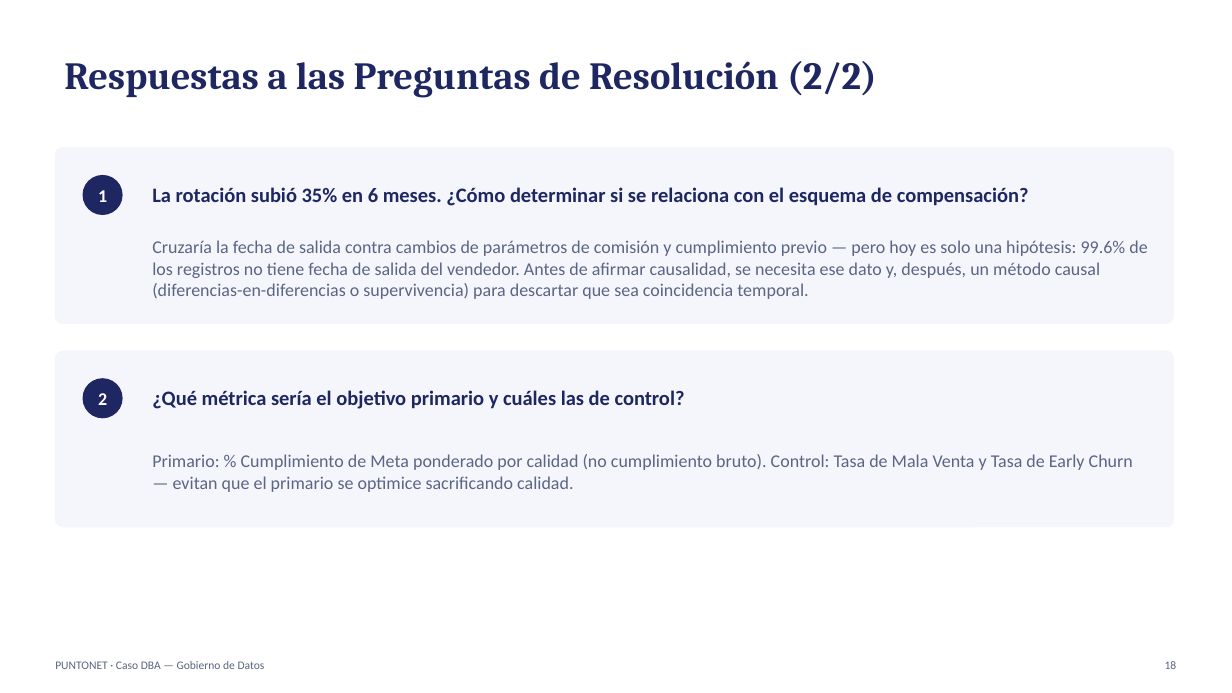
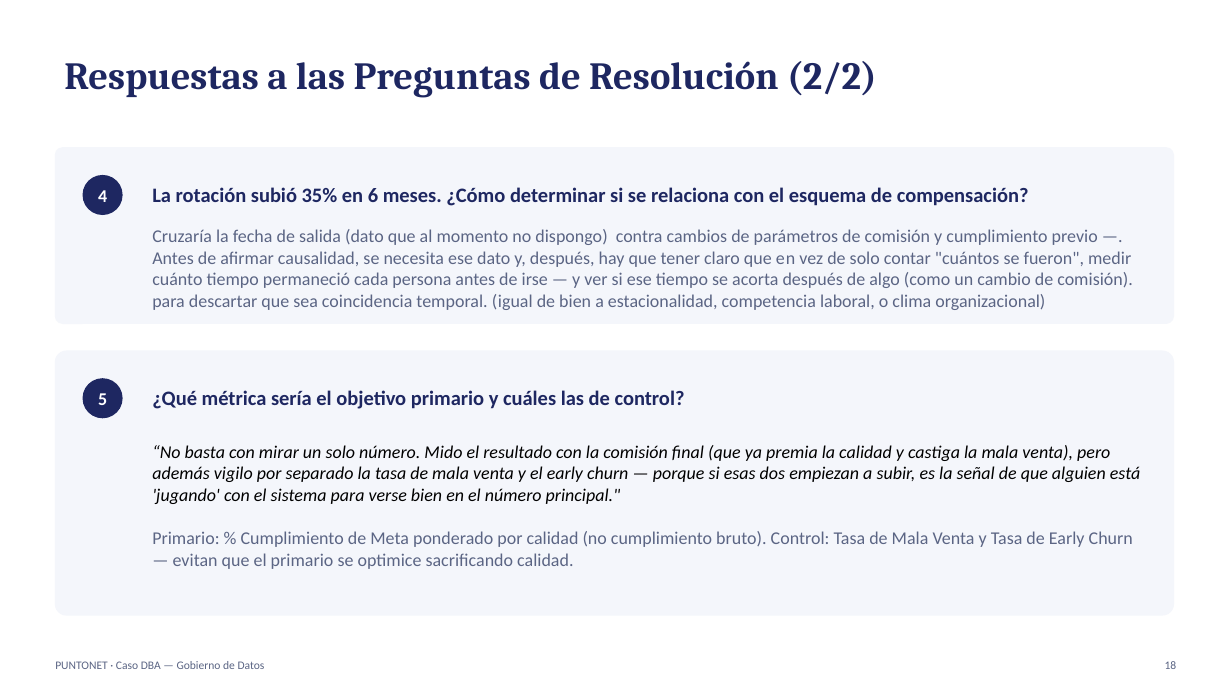
Before and after one commit to sandravillamarin89-hash/dashboard-dba-puntonet, a slide deck: slide 18 of Defensa_Caso_DBA_PuntoNet.pptx. Drawn at 1232x693 pixels with LibreOffice and Linux fonts; fonts in the diff are those of the drawing. Boxes give left, top, right and bottom in pixels: in the first picture for what was removed or moved away, otherwise in the second. Text is boxed around its words. In the diff, an @@ line names an element or a change of style, - is before the commit and + after.

```diff
--- a/Defensa_Caso_DBA_PuntoNet.pptx
+++ b/Defensa_Caso_DBA_PuntoNet.pptx
@@ text at (98,190,107,202): text changed @@
-1
+4
@@ text at (152,229,1133,310): text changed @@
-Cruzaría la fecha de salida contra cambios de parámetros de comisión y cumplimiento previo — pero hoy es solo una hipótesis: 99.6% de los registros no tiene fecha de salida del vendedor. Antes de afirmar causalidad, se necesita ese dato y, después, un método causal (diferencias-en-diferencias o supervivencia) para descartar que sea coincidencia temporal.
+Cruzaría la fecha de salida (dato que al momento no dispongo) contra cambios de parámetros de comisión y cumplimiento previo —. Antes de afirmar causalidad, se necesita ese dato y, después, hay que tener claro que en vez de solo contar "cuántos se fueron", medir cuánto tiempo permaneció cada persona antes de irse — y ver si ese tiempo se acorta después de algo (como un cambio de comisión). para descartar que sea coincidencia temporal. (igual de bien a estacionalidad, competencia laboral, o clima organizacional)
@@ rounded rectangle: place and size @@
-rounded rectangle at (55,351,1174,527)
+rounded rectangle at (55,351,1174,616)
@@ text at (98,393,107,405): text changed @@
-2
+5
@@ text at (152,445,1140,569): text changed; text colour #5B6584 to #000000; italic on @@
-Primario: % Cumplimiento de Meta ponderado por calidad (no cumplimiento bruto). Control: Tasa de Mala Venta y Tasa de Early Churn — evitan que el primario se optimice sacrificando calidad.
+“No basta con mirar un solo número. Mido el resultado con la comisión final (que ya premia la calidad y castiga la mala venta), pero además vigilo por separado la tasa de mala venta y el early churn — porque si esas dos empiezan a subir, es la señal de que alguien está 'jugando' con el sistema para verse bien en el número principal."
+Primario: % Cumplimiento de Meta ponderado por calidad (no cumplimiento bruto). Control: Tasa de Mala Venta y Tasa de Early Churn — evitan que el primario se optimice sacrificando calidad.
```
Also in this commit, not shown: 8 other slides changed.
